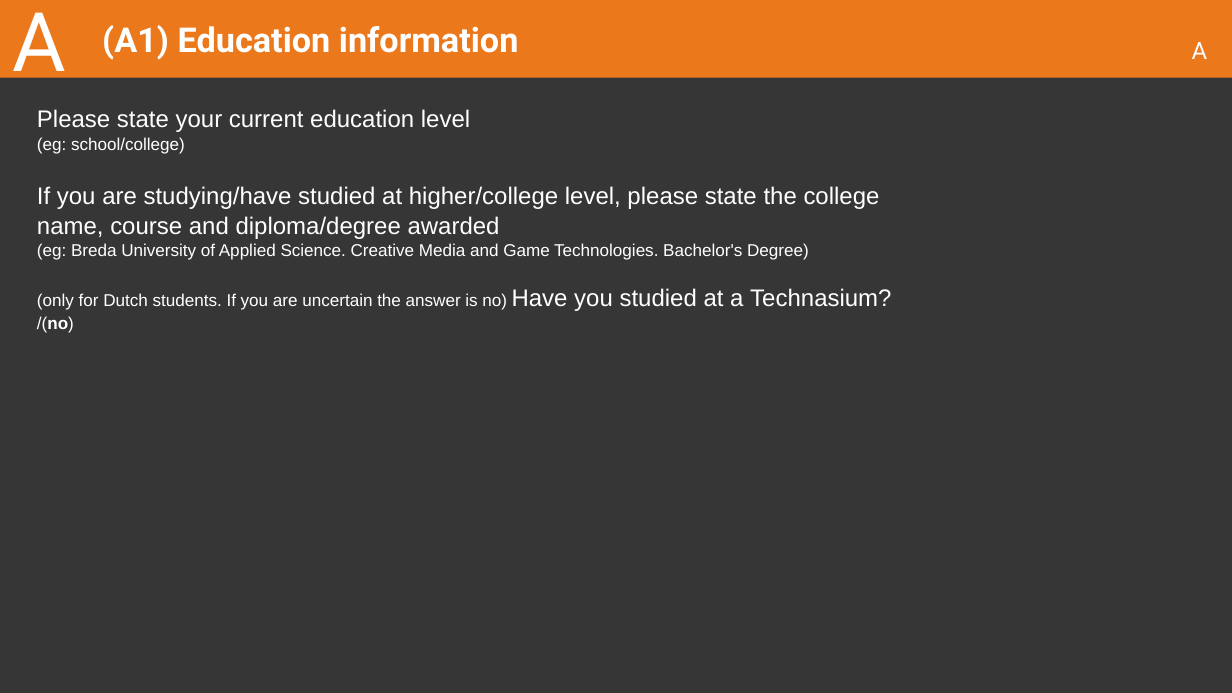
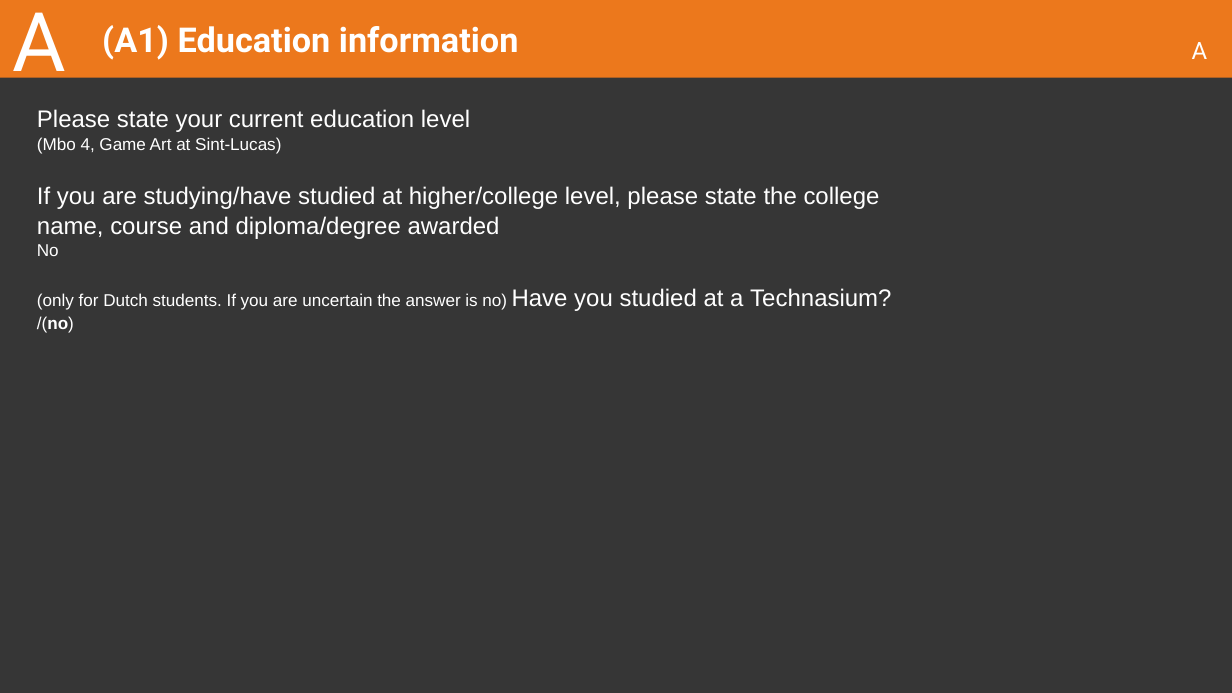
Before and after one commit to EyeOfFantasy/Buas-intake, a slide deck: slide 4 of 2023-24 CMGT Intake - Design and Production.pptx. Drawn at 1232x693 pixels with LibreOffice and Linux fonts; fonts in the diff are those of the drawing. Boxes give left, top, right and bottom in pixels: in the first picture for what was removed or moved away, otherwise in the second. Text is boxed around its words. In the diff, an @@ line names an element or a change of style, - is before the commit and + after.

```diff
--- a/2023-24 CMGT Intake - Design and Production.pptx
+++ b/2023-24 CMGT Intake - Design and Production.pptx
@@ subtitle at (x1=37, y1=137, x2=281, y2=154): text changed @@
-(eg: school/college)
+(Mbo 4, Game Art at Sint-Lucas)
@@ subtitle at (x1=37, y1=244, x2=59, y2=256): text changed @@
-(eg: Breda University of Applied Science. Creative Media and Game Technologies. Bachelor's Degree)
+No
```
Also in this commit, not shown: 3 other slides changed, 5 slides added.
